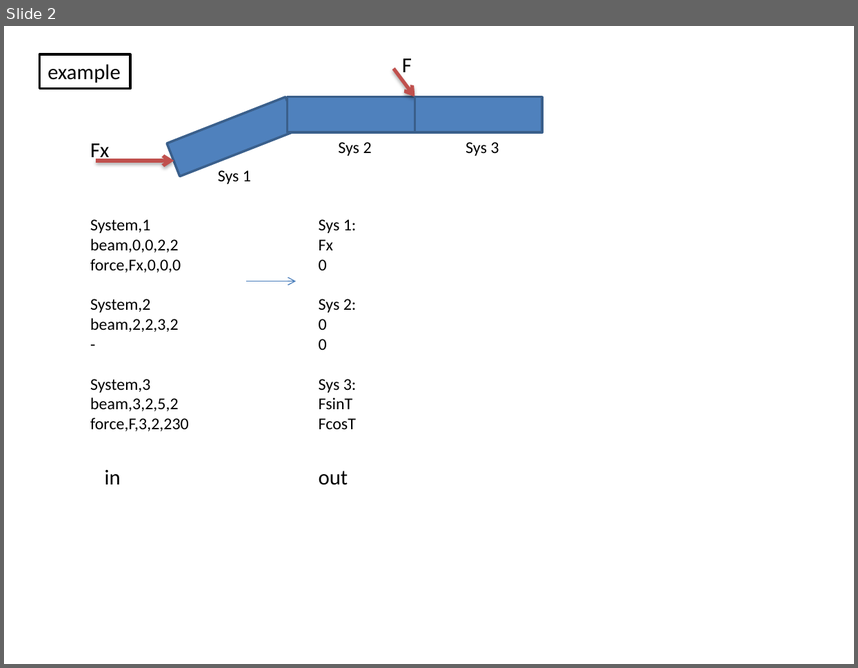
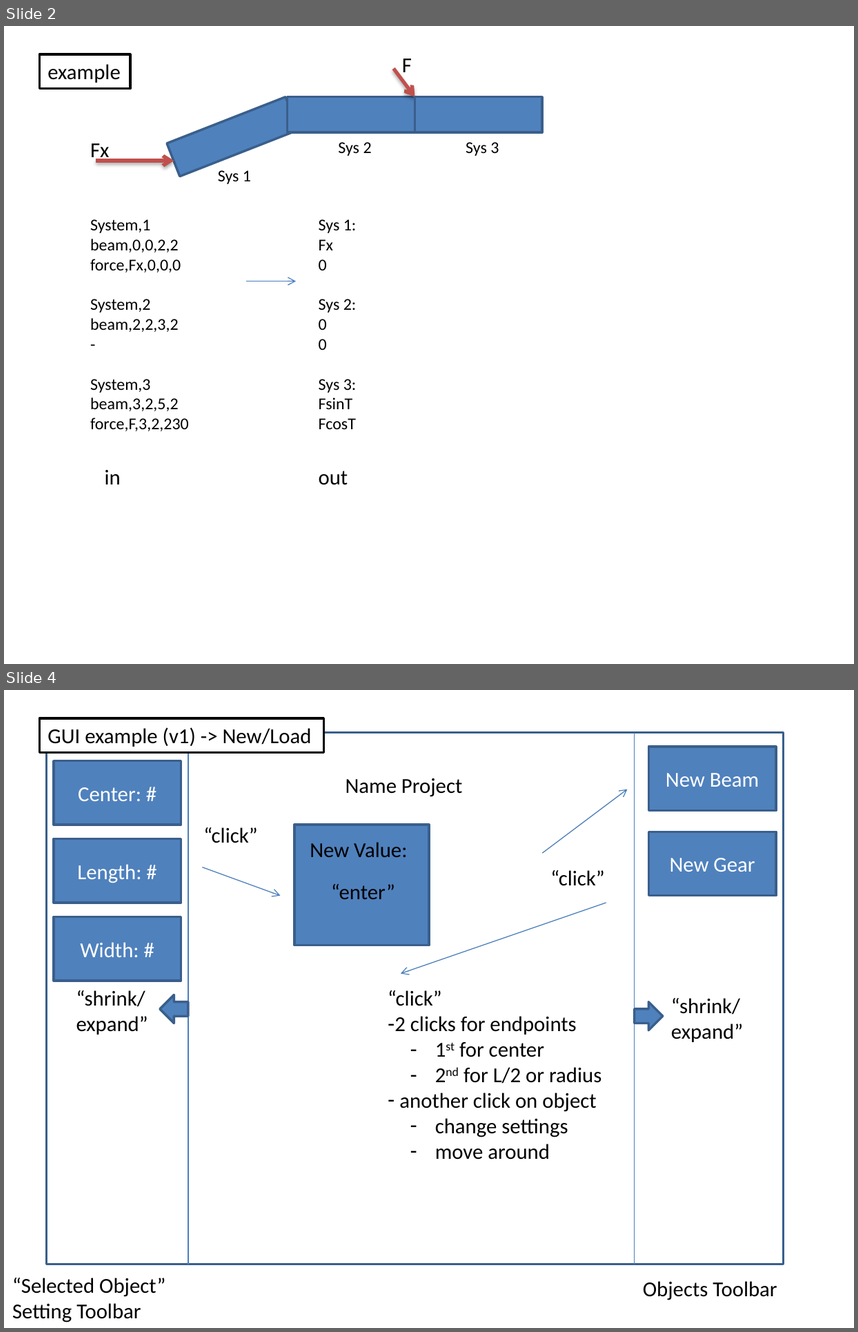
Before and after one commit to LaunchHyper/statics_solver_tool, a slide deck: overview.pptx. Shown one above the other, each under a label of ours: slide 2 before the commit, slides 2 and 4 after it; the slides between them are not shown. The pictures are 858x668 and 858x1332 pixels, drawn with LibreOffice and Linux fonts; fonts in the diff are those of the drawing. Boxes give left, top, right and bottom in pixels: in the first picture for what was removed or moved away, otherwise in the second. Text is boxed around its words. In the diff, an @@ line names an element or a change of style, - is before the commit and + after.

```diff
--- a/overview.pptx
+++ b/overview.pptx
@@ slide 4 added at (4, 690, 854, 1328), background #FFFFFF @@
@@ rectangle added at (40, 718, 323, 752), fill #FFFFFF, outline #000000 2 pt, 18 pt, text #000000 @@
+GUI example (v1) -> New/Load
@@ rectangle added at (47, 733, 784, 1264), outline #3A5F8C 2 pt @@
@@ line added from (188, 733) to (188, 1264), #4B7EBC 0.75 pt @@
@@ line added from (635, 733) to (635, 1264), #4B7EBC 0.75 pt @@
@@ rectangle added at (648, 747, 776, 811), fill #4F81BD, outline #3A5F8C 2 pt, 18 pt, text #FFFFFF @@
+New Beam
@@ rectangle added at (53, 760, 181, 825), fill #4F81BD, outline #3A5F8C 2 pt, 18 pt, text #FFFFFF @@
+Center: #
@@ text added at (346, 778, 462, 797), 18 pt, text #000000 @@
+Name Project
@@ arrow added from (542, 854) to (627, 789), #4B7EBC 0.75 pt @@
@@ text added at (203, 827, 257, 843), 18 pt, text #000000 @@
+“click”
@@ rectangle added at (294, 825, 429, 945), fill #4F81BD, outline #3A5F8C 2 pt @@
@@ rectangle added at (648, 832, 776, 896), fill #4F81BD, outline #3A5F8C 2 pt, 18 pt, text #FFFFFF @@
+New Gear
@@ rectangle added at (53, 839, 181, 903), fill #4F81BD, outline #3A5F8C 2 pt, 18 pt, text #FFFFFF @@
+Length: #
@@ text added at (310, 842, 407, 858), 18 pt, text #000000 @@
+New Value:
@@ arrow added from (202, 867) to (280, 896), #4B7EBC 0.75 pt @@
@@ text added at (550, 870, 604, 886), 18 pt, text #000000 @@
+“click”
@@ text added at (331, 884, 395, 899), 18 pt, text #000000 @@
+“enter”
@@ rectangle added at (53, 917, 181, 980), fill #4F81BD, outline #3A5F8C 2 pt, 18 pt, text #FFFFFF @@
+Width: #
@@ arrow added from (606, 903) to (401, 973), #4B7EBC 0.75 pt @@
@@ text added at (76, 990, 148, 1034), 18 pt, text #000000 @@
+“shrink/
+expand”
@@ right arrow added at (159, 994, 188, 1023), fill #4F81BD, outline #3A5F8C 2 pt @@
@@ text added at (388, 990, 602, 1159), 18 pt, text #000000 @@
+“click”
+– 2 clicks for endpoints
+  – 1st for center
+  – 2nd for L/2 or radius
+– another click on object
+  – change settings
+  – move around
@@ text added at (671, 998, 743, 1042), 18 pt, text #000000 @@
+“shrink/
+expand”
@@ right arrow added at (635, 1002, 663, 1030), fill #4F81BD, outline #3A5F8C 2 pt @@
@@ text added at (12, 1277, 165, 1322), 18 pt, text #000000 @@
+“Selected Object”
+Setting Toolbar
@@ text added at (643, 1281, 777, 1300), 18 pt, text #000000 @@
+Objects Toolbar
```
Also in this commit, not shown: 1 other slide added, 1 slide removed.
